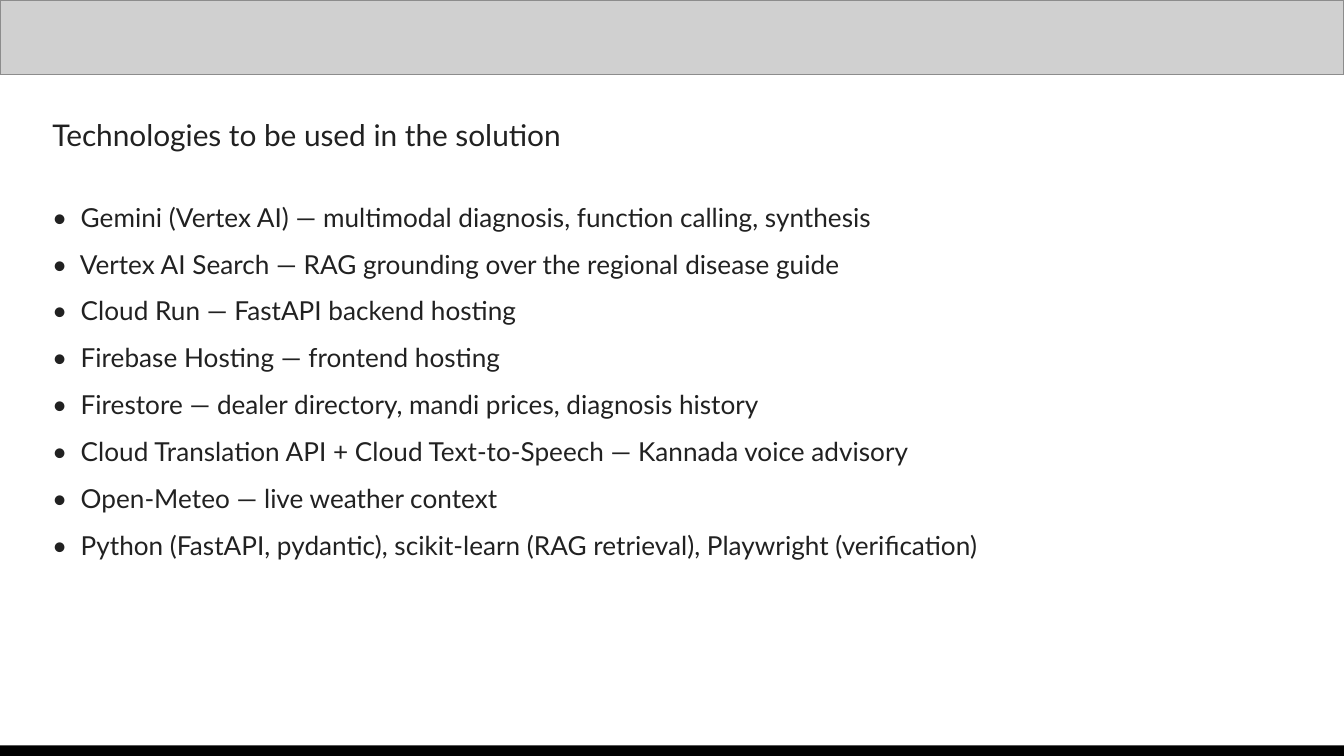
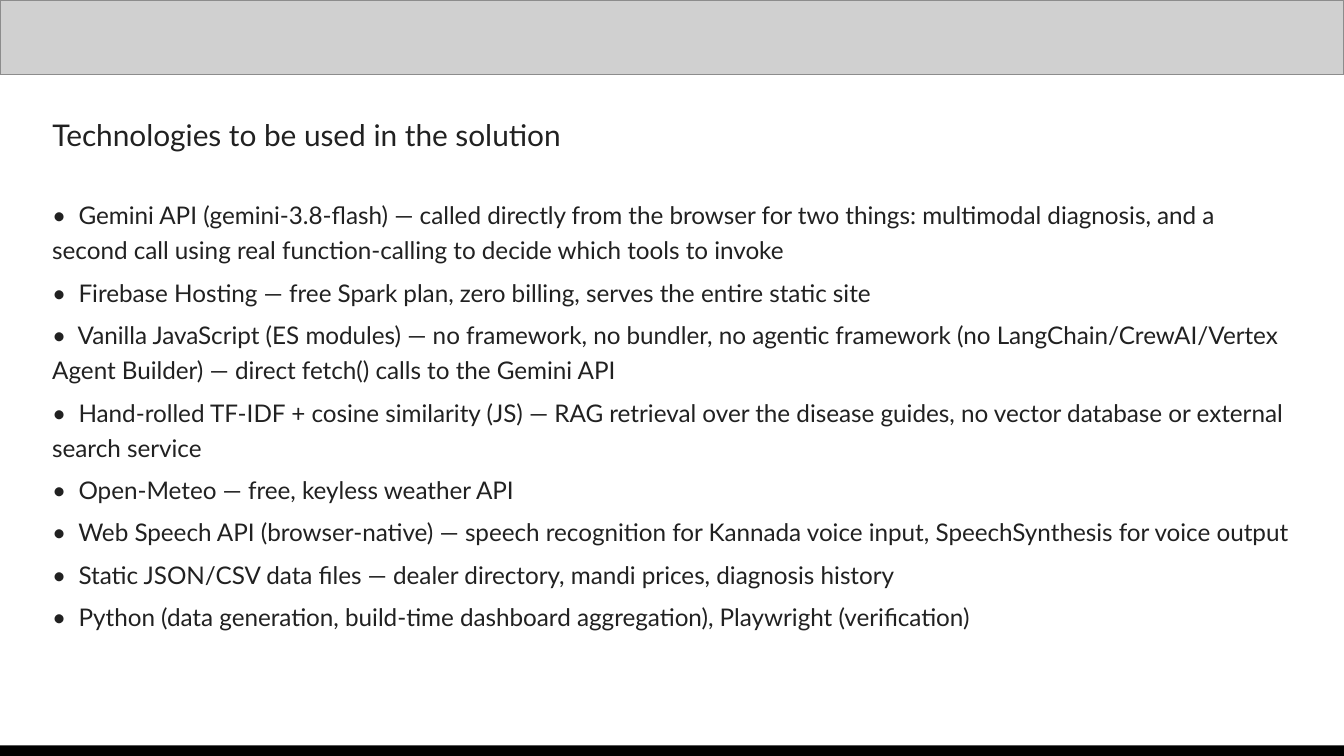
Before and after one commit to Kavitacs08/kisan-mitra, a slide deck: slide 9 of docs/Kisan_Mitra_Submission.pptx. Drawn at 1344x756 pixels with LibreOffice and Linux fonts; fonts in the diff are those of the drawing; grey boxes stand for pictures. Boxes give left, top, right and bottom in pixels: in the first picture for what was removed or moved away, otherwise in the second. Text is boxed around its words. In the diff, an @@ line names an element or a change of style, - is before the commit and + after.

Commit message:
Update submission deck to match the real client-only, Gemini-orchestrated app
The deck was stale from before the client-only migration and the Gemini
function-calling orchestration -- it described Cloud Run, Vertex AI
Search, Firestore, and Cloud Translation/TTS, none of which the deployed
app actually uses, and never mentioned the real Gemini integration at all.

Rewrites: process flow, architecture, technologies, cost (now genuinely
$0), and performance slides to describe the actual deployed stack.
Fills in the GitHub repo and live product links (previously placeholders).
Performance numbers are freshly measured in-browser against the real
deployed site, not invented.

```diff
--- a/docs/Kisan_Mitra_Submission.pptx
+++ b/docs/Kisan_Mitra_Submission.pptx
@@ text at (52,205,1289,631): text changed; size 14 to 13 pt @@
-• Gemini (Vertex AI) — multimodal diagnosis, function calling, synthesis
-• Vertex AI Search — RAG grounding over the regional disease guide
-• Cloud Run — FastAPI backend hosting
-• Firebase Hosting — frontend hosting
-• Firestore — dealer directory, mandi prices, diagnosis history
-• Cloud Translation API + Cloud Text-to-Speech — Kannada voice advisory
-• Open-Meteo — live weather context
-• Python (FastAPI, pydantic), scikit-learn (RAG retrieval), Playwright (verification)
+• Gemini API (gemini-3.8-flash) — called directly from the browser for two things: multimodal diagnosis, and a second call using real function-calling to decide which tools to invoke
+• Firebase Hosting — free Spark plan, zero billing, serves the entire static site
+• Vanilla JavaScript (ES modules) — no framework, no bundler, no agentic framework (no LangChain/CrewAI/Vertex Agent Builder) — direct fetch() calls to the Gemini API
+• Hand-rolled TF-IDF + cosine similarity (JS) — RAG retrieval over the disease guides, no vector database or external search service
+• Open-Meteo — free, keyless weather API
+• Web Speech API (browser-native) — speech recognition for Kannada voice input, SpeechSynthesis for voice output
+• Static JSON/CSV data files — dealer directory, mandi prices, diagnosis history
+• Python (data generation, build-time dashboard aggregation), Playwright (verification)
```
Also in this commit, not shown: 7 other slides changed, 2 other files.
